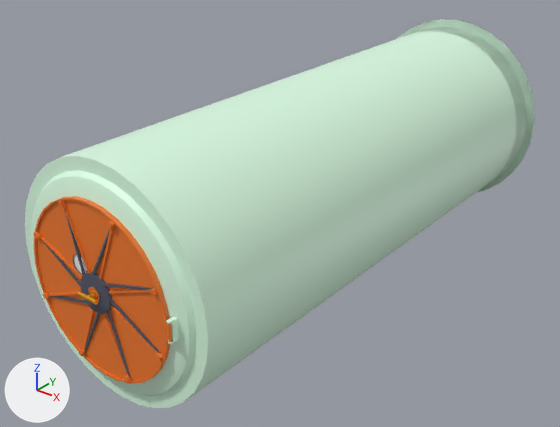
What one commit did to the glTF model Assets/Airlock/Airlock.glb.
Camera for both pictures: a 50 mm lens placed at (8.34, -16.59, 6.13), pointed at (-0.34, -5.74, -0.6). Lighting does not change. The marker at lower left points along +X, +Y and +Z. Objects named as collision shapes, trigger or cutter boxes, shadow casters or lower levels of detail are left out. Where no turn or scale is listed for an object, it has been applied to the vertices.

In view in the first picture: 'AirlockDoor2_LOD0', 'AirlockStructure_Exterior_LOD1', 'AirlockStructure_LOD0'.
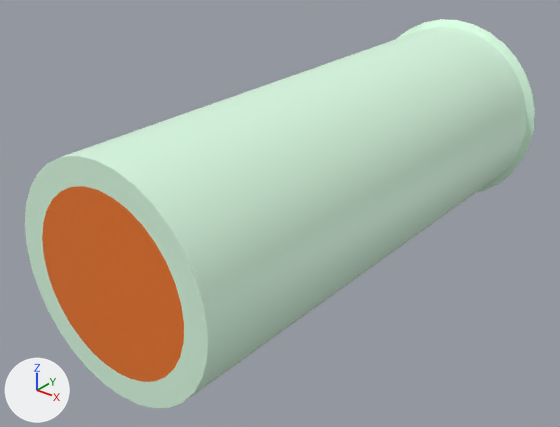
The change in detail:
Object 'AirlockDoor2_LOD0' (ob_airlockdoor2_lod0) is deleted.
Object 'AirlockStructure_LOD0' (ob_airlockstructure_lod0) is deleted.

Location of each change, [x1, y1, x2, y2] in pixels of the pictures (560 x 427 px):
'AirlockDoor2_LOD0', deleted (orange)
    before: [34, 196, 172, 384]
    faces in mat_pumpkin_semigloss (orange #f07928): [34, 196, 172, 384]
    faces in mat_bluegray_semigloss (dark blue #535769): [43, 210, 161, 378]
    faces in mat_yelloworange_metallic (orange #f8b534): [77, 291, 99, 305]
'AirlockStructure_LOD0', deleted
    before: [31, 19, 535, 396]
